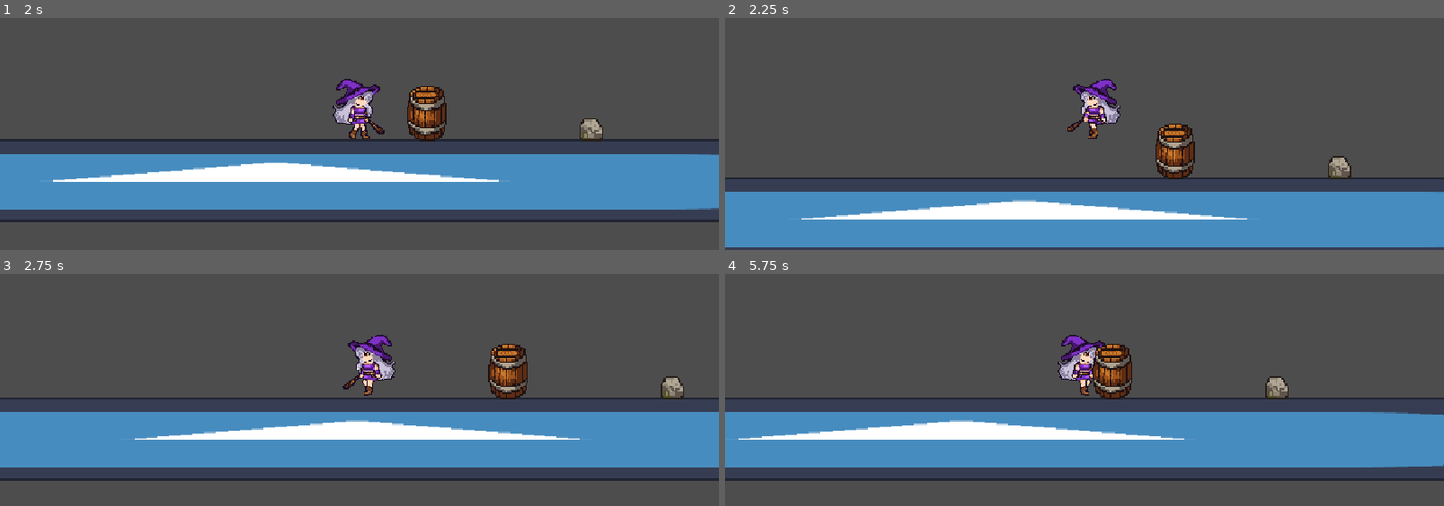
Above: before the commit, frames 1-4 (two rows, left to right).
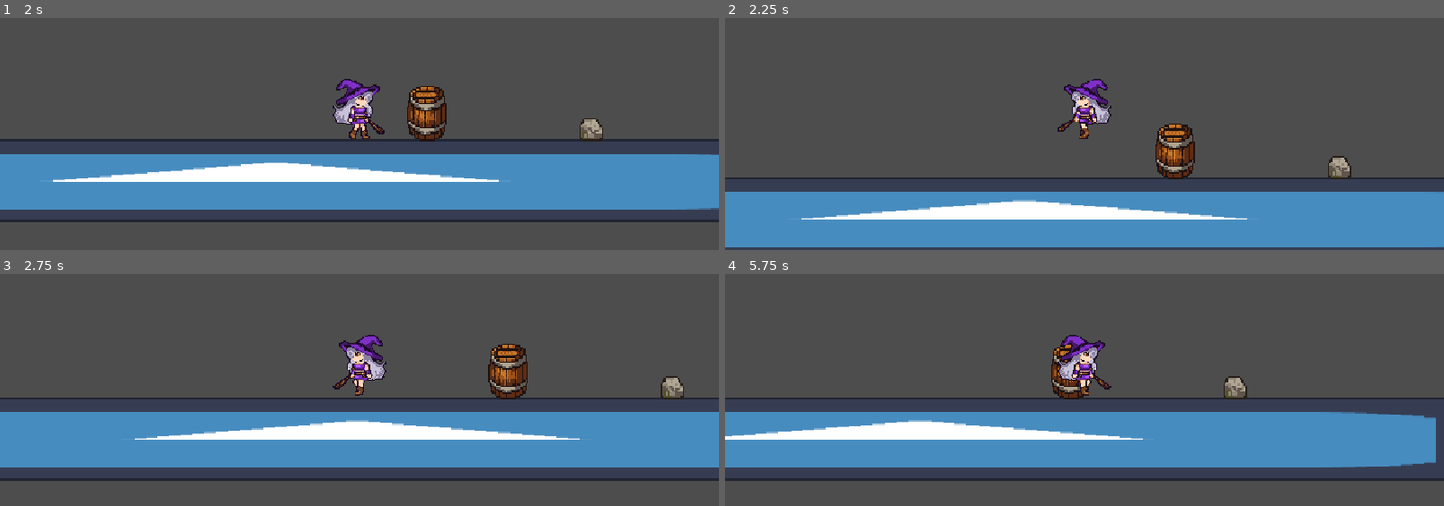
Above: after the commit, the same moments.

Repository: komura-athushi/The-Witch-s-Strange-Adventure
Game: Godot game, scene res://assets/levels/stages/Stage.tscn
Two runs of this game, one before a commit and one after it. Both use one fixed random seed, a clock stepped at 60 frames per second and the inputs below. The engine's default icon, where the game draws it, is replaced by a stand-in: a white triangle on a blue panel in a dark square.
Inputs (mouse positions are in pixels of both pictures, inside the frame that each line leads up to):
- Up to frame 1 (2 s): tap Enter at 0.5 s; move the mouse to (517, 20) at 0.52 s; hold D (move_right) 0.53-1.25 s; click (517, 20) at 0.67 s; tap Space (jump) at 0.77 s; drag from (215, 62) to (359, 113) at 1.27 s
- Up to frame 2 (2.25 s): tap Space (jump) at 2 s; move the mouse to (outside the picture) at 2.02 s; hold A (move_left) from 2.03 s (still down)
- Up to frame 3 (2.75 s): keep holding A (move_left)
- Up to frame 4 (5.75 s): release A (move_left) at 2.75 s; drag from (1048, 380) to (1400, 385) at 2.77 s; tap Enter at 3.5 s; move the mouse to (1300, 359) at 3.52 s; hold D (move_right) 3.53-4.25 s; tap Space (jump) at 3.77, 5 s; drag from (outside the picture) to (1314, 424) at 4.27 s; move the mouse to (1120, 297) at 5.02 s; hold D (move_right) from 5.03 s (still down); click (1120, 297) at 5.17 s

Frame 1 is identical in both runs. In frame 2, 1.3% of the frame differs, in the area x 46-55%, y 26-53%; in frame 3, 1.3%; in frame 4, 3.5%, in the area x 0-100%, y 30-84%.

Commit message:
物理的当たり判定・PickupItemの表示位置調整・PickupItemを魔法で浮かせてるような演出 (#33)
* 当たり判定改善・浮遊感を追加

* Spriteの向き変更改善

Diff:
--- a/assets/characters/monos/PickupItem.gd
+++ b/assets/characters/monos/PickupItem.gd
@@ -13,6 +13,11 @@
 @export var throw_speed: float = 520.0
 @export_range(0.1, 3.0, 0.1) var throw_weight: float = 1.0
 @export var friction: float = 0.99
+@export_group("Held Floating")
+@export var held_float_enabled: bool = true
+@export_range(0.0, 32.0, 0.5) var held_float_amplitude: float = 5.0
+@export_range(0.1, 12.0, 0.1) var held_float_speed: float = 3.0
+@export_range(0.0, 30.0, 0.5) var held_float_tilt_degrees: float = 6.0
 
 
 @onready var sprite: Sprite2D = $Sprite2D
@@ -25,6 +30,8 @@
 var _default_clickable_layer: int
 var _throw_start_position: Vector2 = Vector2.ZERO
 var _throw_elapsed: float = 0.0
+var _held_float_elapsed: float = 0.0
+var _world_z_index: int = 0
 var _bound_settings: PickupItemSettings
 
 func _enter_tree() -> void:
@@ -36,6 +43,7 @@
 	set_physics_process(not Engine.is_editor_hint())
 	add_to_group("interactable")
 	_default_clickable_layer = clickable.collision_layer
+	_world_z_index = z_index
 
 func _process(_delta: float) -> void:
 	if Engine.is_editor_hint():
@@ -106,7 +114,9 @@
 
 		State.HELD:
 			if holder != null:
-				global_position = holder.get_hold_position(Vector2.ZERO)
+				_held_float_elapsed += delta
+				global_position = holder.get_hold_position(_get_held_offset() + _get_held_float_offset())
+				sprite.rotation = _get_held_float_rotation()
 			velocity = Vector2.ZERO
 
 func can_interact(actor: Node) -> bool:
@@ -122,27 +132,33 @@
 	holder = by
 	state = State.HELD
 	velocity = Vector2.ZERO
+	_held_float_elapsed = 0.0
+	_world_z_index = z_index
 
 	# 持っている間は地面にもクリックにも反応しない
 	collision_mask = 0
 	clickable.collision_layer = 0
-	z_index = 10
+	z_index = by.z_index + 1
 
 func drop_to_world(drop_position: Vector2) -> void:
 	global_position = drop_position
 	holder = null
 	state = State.WORLD
+	_held_float_elapsed = 0.0
+	sprite.rotation = 0.0
 
 	collision_mask = world_collision_mask
 	clickable.collision_layer = _default_clickable_layer
-	z_index = 0
+	z_index = _world_z_index
 
 func throw_to(target_global: Vector2) -> void:
 	holder = null
 	state = State.THROWN
+	_held_float_elapsed = 0.0
+	sprite.rotation = 0.0
 	collision_mask = world_collision_mask
 	clickable.collision_layer = 0
-	z_index = 0
+	z_index = _world_z_index
 
 	var direction := target_global - global_position
 	if direction.length() < 1.0:
@@ -153,6 +169,24 @@
 
 func _get_gravity_value() -> float:
 	return float(ProjectSettings.get_setting("physics/2d/default_gravity"))
+
+func _get_held_offset() -> Vector2:
+	return Vector2(0.0, -_get_visual_height() * 0.5)
+
+func _get_held_float_offset() -> Vector2:
+	if not held_float_enabled:
+		return Vector2.ZERO
+	return Vector2(0.0, sin(_held_float_elapsed * held_float_speed) * held_float_amplitude)
+
+func _get_held_float_rotation() -> float:
+	if not held_float_enabled:
+		return 0.0
+	return deg_to_rad(sin(_held_float_elapsed * held_float_speed * 0.7) * held_float_tilt_degrees)
+
+func _get_visual_height() -> float:
+	if sprite.texture == null:
+		return 0.0
+	return sprite.texture.get_height() * abs(sprite.global_scale.y)
 
 func _get_throw_force_factor() -> float:
 	var time_factor := _get_blend_factor(
--- a/assets/characters/monos/PickupItem.tscn
+++ b/assets/characters/monos/PickupItem.tscn
@@ -11,6 +11,7 @@
 size = Vector2(10, 100)
 
 [node name="PickupItem" type="CharacterBody2D" unique_id=2121301379]
+collision_layer = 4
 script = ExtResource("1_n3a7r")
 item_settings = ExtResource("3_g3qse")
 throw_speed = 540.0
--- a/assets/characters/player/Player.gd
+++ b/assets/characters/player/Player.gd
@@ -8,9 +8,11 @@
 
 @onready var hold_socket: Marker2D = $HoldSocket
 @onready var interaction_detector: Area2D = $InteractionDetector
-@onready var sprite2D = $AnimatedSprite2D
+@onready var visual: Node2D = $Visual
+@onready var sprite2D = $Visual/AnimatedSprite2D
 var nearby_interactables: Array[Node] = []
 var held_item: PickupItem = null
+
 
 var ANIM_THRESHOLD = 5.0
 
@@ -27,6 +29,8 @@
 
 	# アニメーション更新
 	_update_animation()
+	# 向き更新
+	_update_direction(velocity.x)
 
 	move_and_slide()
 
@@ -35,9 +39,14 @@
 		sprite2D.animation = "walk"
 
 		sprite2D.play()
-		sprite2D.flip_h = velocity.x < 0
 	else:
 		sprite2D.stop()
+
+func _update_direction(direction_x: float) -> void:
+	if direction_x < 0:
+		visual.scale.x = -1
+	elif direction_x > 0:
+		visual.scale.x = 1
 
 # 横移動
 func _apply_horizontal_movement() -> void:
--- a/assets/characters/player/player.tscn
+++ b/assets/characters/player/player.tscn
@@ -51,10 +51,13 @@
 radius = 63.28507
 
 [node name="Player" type="CharacterBody2D" unique_id=2082198171]
+collision_layer = 2
 script = ExtResource("1_prble")
 config = ExtResource("2_c1sar")
 
-[node name="AnimatedSprite2D" type="AnimatedSprite2D" parent="." unique_id=346901509]
+[node name="Visual" type="Node2D" parent="." unique_id=156133951]
+
+[node name="AnimatedSprite2D" type="AnimatedSprite2D" parent="Visual" unique_id=346901509]
 position = Vector2(4, -3)
 scale = Vector2(0.22, 0.22)
 sprite_frames = SubResource("SpriteFrames_xfu5q")
@@ -68,9 +71,11 @@
 position = Vector2(0, -62)
 
 [node name="HoldSocket" type="Marker2D" parent="." unique_id=1729694090]
-position = Vector2(0, -55)
+position = Vector2(0, -33)
 
 [node name="InteractionDetector" type="Area2D" parent="." unique_id=1279889132]
+collision_layer = 0
+collision_mask = 4
 
 [node name="CollisionShape2D" type="CollisionShape2D" parent="InteractionDetector" unique_id=1449686852]
 shape = SubResource("CircleShape2D_c1sar")
--- a/assets/levels/stages/Stage.tscn
+++ b/assets/levels/stages/Stage.tscn
@@ -8,6 +8,7 @@
 [node name="Node2D" type="Node2D" unique_id=219757869]
 
 [node name="Player" parent="." unique_id=2082198171 instance=ExtResource("1_sc14x")]
+z_index = 100
 position = Vector2(0, 20)
 
 [node name="BackGroundTest" parent="." unique_id=758640924 instance=ExtResource("2_5sdbm")]
--- a/project.godot
+++ b/project.godot
@@ -43,6 +43,13 @@
 ]
 }
 
+[layer_names]
+
+2d_physics/layer_1="World"
+2d_physics/layer_2="Player"
+2d_physics/layer_3="PickupItem"
+2d_physics/layer_4="Clickable"
+
 [physics]
 
 3d/physics_engine="Jolt Physics"
